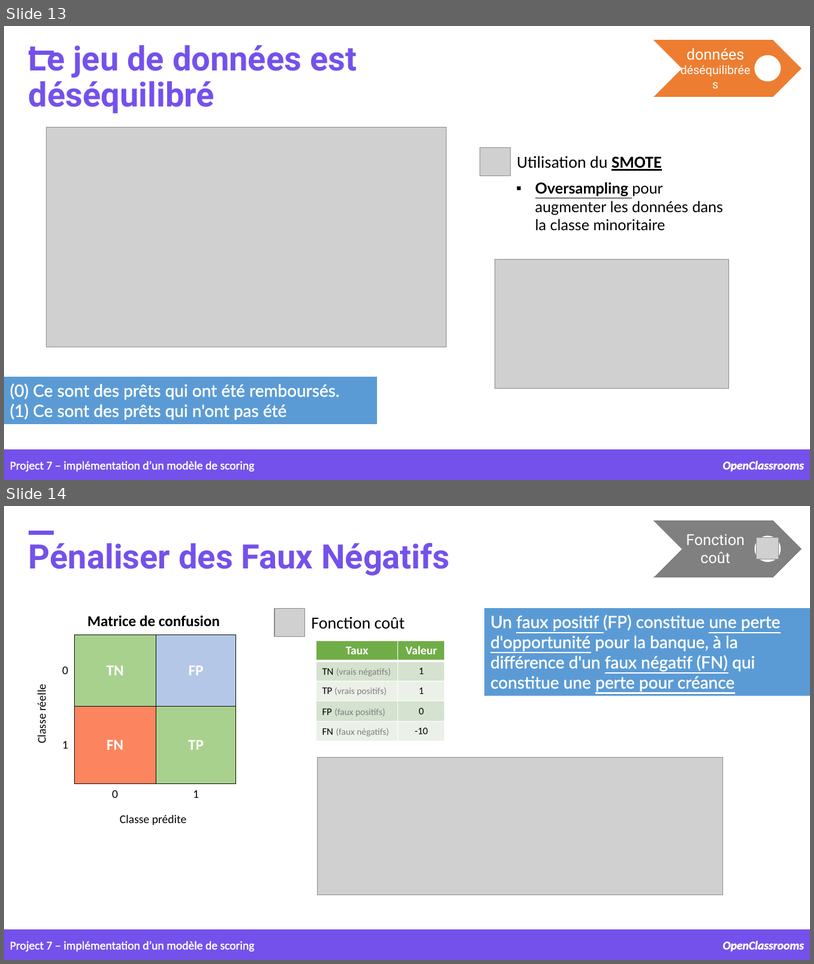
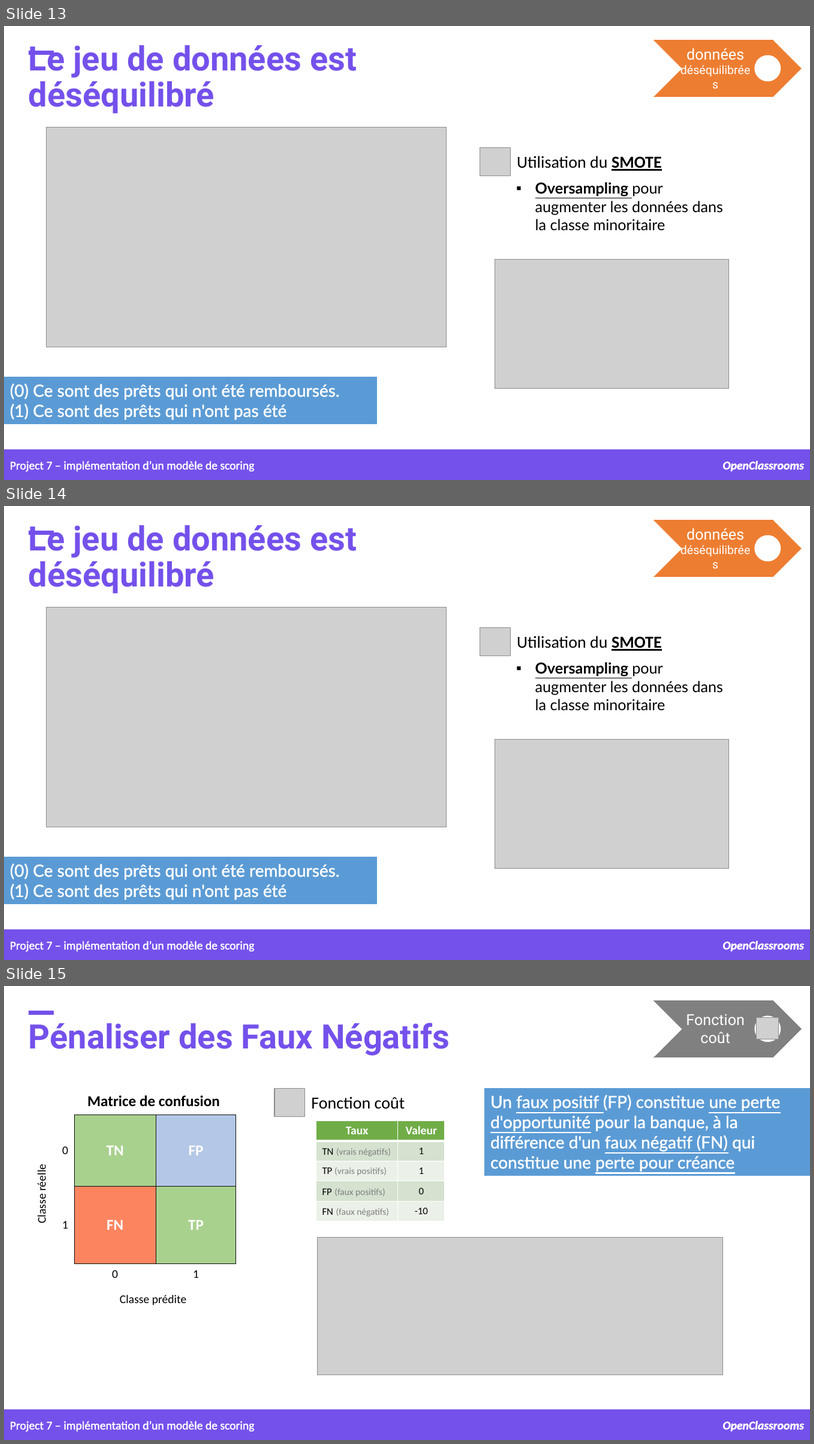
Before and after one commit to samirhinojosa/OC-P7-IMPLEMENT-A-SCORING-MODEL, a slide deck: supports/P7_presentation_final.pptx. Shown one above the other, each under a label of ours: slides 13 and 14 before the commit, slides 13, 14 and 15 after it. The pictures are 814x964 and 814x1444 pixels, drawn with LibreOffice and Linux fonts; fonts in the diff are those of the drawing; grey boxes stand for pictures; background and template pictures are left out. Boxes give left, top, right and bottom in pixels: in the first picture for what was removed or moved away, otherwise in the second. Text is boxed around its words. In the diff, an @@ line names an element or a change of style, - is before the commit and + after.

```diff
--- a/supports/P7_presentation_final.pptx
+++ b/supports/P7_presentation_final.pptx
@@ slide 14 added at [4,506,810,960], background picture (left out) @@
@@ chevron added at [654,520,802,577], fill #ED7D31, outline #ED7D31 0.75 pt @@
@@ text added at [29,525,357,594], 40 pt, text #7451EB, bold @@
+Le jeu de données est déséquilibré
@@ rectangle added at [29,531,53,534], fill #7451EB, outline #7451EB 1 pt @@
@@ text added at [687,528,744,540], 14 pt, text #FFFFFF @@
+données déséquilibrées
@@ ellipse added at [755,535,782,561], fill #FFFFFF @@
@@ picture added at [47,607,447,826] @@
@@ picture added at [480,628,510,656] @@
@@ text added at [517,636,662,651], 20 pt, text #000000 @@
+Utilisation du SMOTE
@@ text added at [536,662,724,711], 18 pt, text #000000 @@
+▪ Oversampling pour augmenter les données dans la classe minoritaire
@@ picture added at [496,739,730,868] @@
@@ rectangle added at [4,857,377,903], fill #5B9BD5, outline #5B9BD5 0.75 pt, 20 pt, text #FFFFFF @@
+(0) Ce sont des prêts qui ont été remboursés.
+(1) Ce sont des prêts qui n'ont pas été remboursés
@@ rectangle added at [4,930,810,960], fill #7451EB, outline #7451EB 1 pt @@
@@ text added at [10,940,254,951], 14 pt, text #FFFFFF @@
+Project 7 – implémentation d’un modèle de scoring
@@ text added at [723,940,804,951], 14 pt, text #FFFFFF, bold, italic @@
+OpenClassrooms
@@ what was slide 14 is now slide 15 @@
```
Also in this commit, not shown: 1 slide changed, 1 other slide added, 1 other file.
